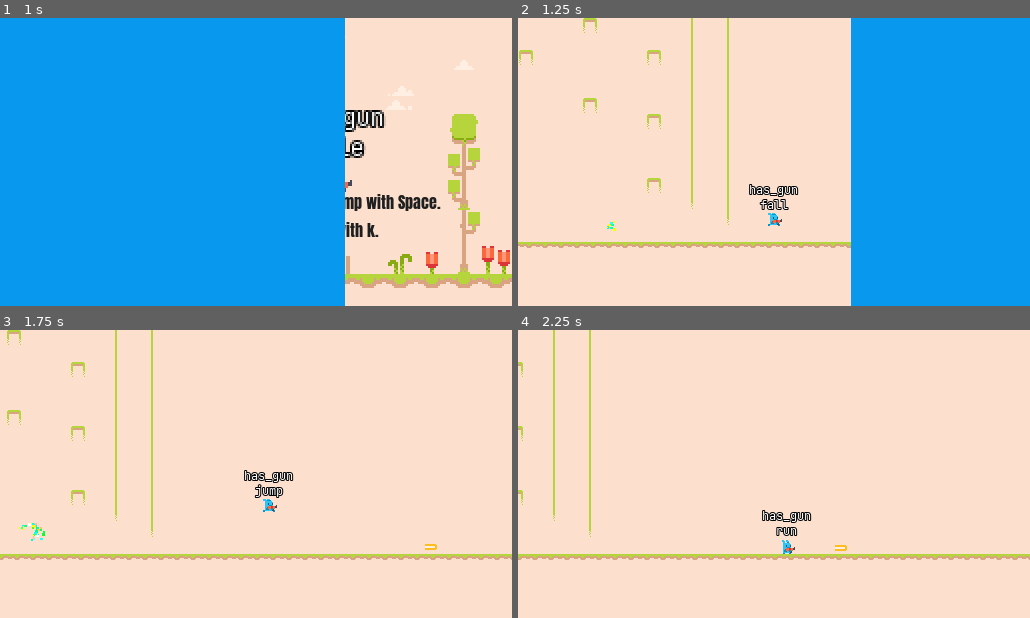
Above: before the commit, frames 1-4 (two rows, left to right).
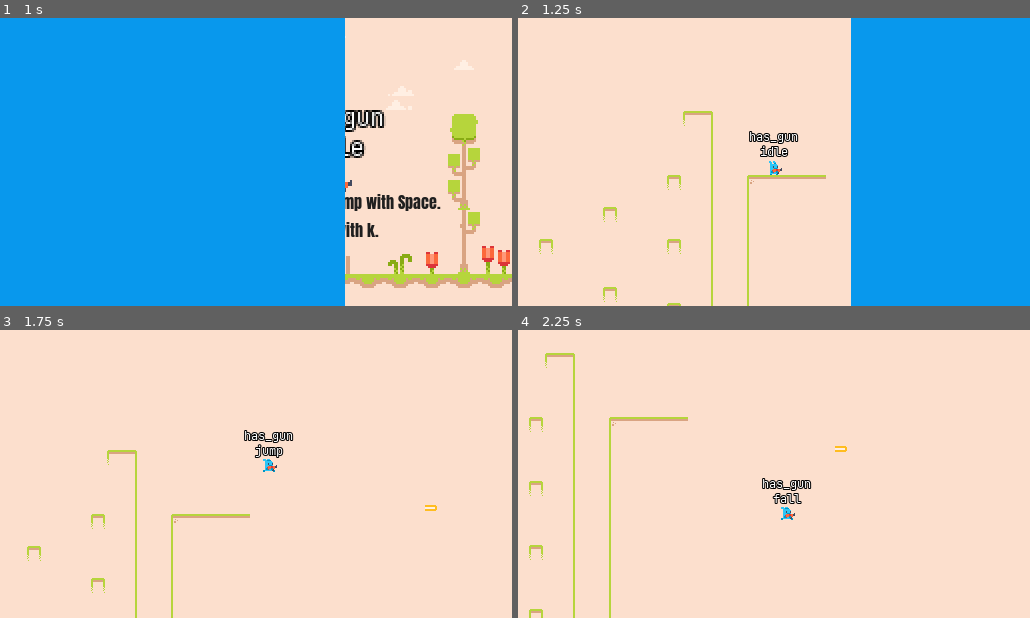
Above: after the commit, the same moments.

Repository: ephjos/plat
Game: Godot game, scene res://TitleScreen/TitleScreen.tscn
Two runs of this game, one before a commit and one after it. Both use one fixed random seed, a clock stepped at 60 frames per second and the inputs below.
Inputs:
- Up to frame 1 (1 s): click "Play" at 0.5 s
- Up to frame 2 (1.25 s): no input
- Up to frame 3 (1.75 s): hold D (move_right) from 1.28 s (still down); hold K (attack) from 1.28 s (still down); tap Space (jump) at 1.52 s
- Up to frame 4 (2.25 s): keep holding D (move_right); release K (attack) at 2.03 s; tap K (attack) at 2.1 s

Frame 1 is identical in both runs. In frame 2, 4.0% of the frame differs, in the area x 0-66%, y 0-100%; in frame 3, 4.5%, in the area x 0-100%, y 0-100%; in frame 4, 4.4%.

Commit message:
Added LEVEL_COMPLETE global

Diff:
--- a/Globals/Globals.gd
+++ b/Globals/Globals.gd
@@ -1,9 +1,11 @@
 extends Node
-
-var PLAYER = null
 
 const DEBUG = true
 
 const TILE_SIZE = 16 # px
 const GRAVITY = 1200
 const UP = Vector2(0, -1)
+
+var PLAYER = null
+
+var LEVEL_COMPLETE = false
--- a/Goal/Goal.gd
+++ b/Goal/Goal.gd
@@ -1,10 +1,12 @@
 extends Area2D
 
+signal hit;
 signal finish;
 
 onready var particles = $CPUParticles2D
 
 func _on_Goal_body_entered(body):
+	emit_signal("hit")
 	particles.initial_velocity = 150
 	yield(get_tree().create_timer(0.5), "timeout")
 	particles.emitting = false
--- a/Player/Player.gd
+++ b/Player/Player.gd
@@ -130,3 +130,7 @@
 
 func _play_gun_animation(anim):
 	gunAnimPlayer.play(anim)
+
+func hit():
+	if !Globals.LEVEL_COMPLETE:
+		print("hit")
--- a/Player/Player.tscn
+++ b/Player/Player.tscn
@@ -33,19 +33,9 @@
 "name": "jump",
 "speed": 5.0
 }, {
-"frames": [ ExtResource( 2 ) ],
-"loop": true,
-"name": "gun_idle",
-"speed": 5.0
-}, {
 "frames": [ ExtResource( 5 ), ExtResource( 2 ) ],
 "loop": true,
 "name": "gun_run",
-"speed": 5.0
-}, {
-"frames": [ ExtResource( 5 ) ],
-"loop": true,
-"name": "gun_fall",
 "speed": 5.0
 }, {
 "frames": [ ExtResource( 5 ) ],
@@ -57,6 +47,16 @@
 "loop": true,
 "name": "gun_shoot",
 "speed": 20.0
+}, {
+"frames": [ ExtResource( 5 ) ],
+"loop": true,
+"name": "gun_fall",
+"speed": 5.0
+}, {
+"frames": [ ExtResource( 2 ) ],
+"loop": true,
+"name": "gun_idle",
+"speed": 5.0
 } ]
 
 [sub_resource type="Animation" id=2]
--- a/Player/PlayerSM.gd
+++ b/Player/PlayerSM.gd
@@ -47,6 +47,9 @@
 			parent._variable_jump()
 
 func _state_logic(delta):
+	if Globals.LEVEL_COMPLETE:
+		parent.rotation -= 0.2
+		return
 	parent._update_move_direction()
 	parent._update_wall_direction()
 	if state != states.wall_slide:
--- a/SceneChanger/SceneChanger.gd
+++ b/SceneChanger/SceneChanger.gd
@@ -11,6 +11,7 @@
 	yield(animPlayer, "animation_finished")
 	assert(get_tree().change_scene(path) == OK)
 	animPlayer.play(animOut)
+	Globals.LEVEL_COMPLETE = false
 	yield(animPlayer, "animation_finished")
 
 func hide():
--- a/World.gd
+++ b/World.gd
@@ -2,3 +2,7 @@
 
 func _on_Goal_finish():
 	SceneChanger.change_scene("res://World.tscn")
+
+
+func _on_Goal_hit():
+	Globals.LEVEL_COMPLETE = true
--- a/World.tscn
+++ b/World.tscn
@@ -20,11 +20,12 @@
 tile_data = PoolIntArray( -2883584, 0, 0, -2883583, 0, 0, -2883582, 0, 0, -2883581, 0, 0, -2883580, 0, 0, -2883579, 0,  …(90953 unchanged characters)…
 
 [node name="Player" parent="." instance=ExtResource( 2 )]
-position = Vector2( 896, 184 )
+position = Vector2( 876.157, -52.5229 )
 
 [node name="Camera" parent="Player" instance=ExtResource( 3 )]
 
 [node name="Goal" parent="." instance=ExtResource( 4 )]
-position = Vector2( 728.918, 201.343 )
+position = Vector2( 832.099, 179.119 )
 
 [connection signal="finish" from="Goal" to="." method="_on_Goal_finish"]
+[connection signal="hit" from="Goal" to="." method="_on_Goal_hit"]
